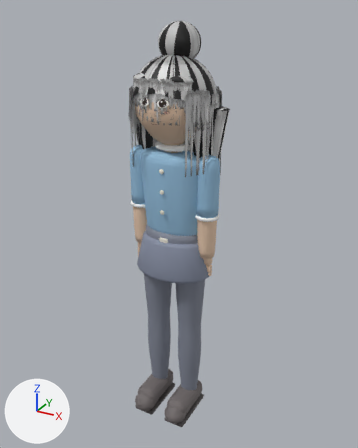
An edit to the glTF model frontend/public/office/agent-v2.glb, drawn before and after from the same camera.
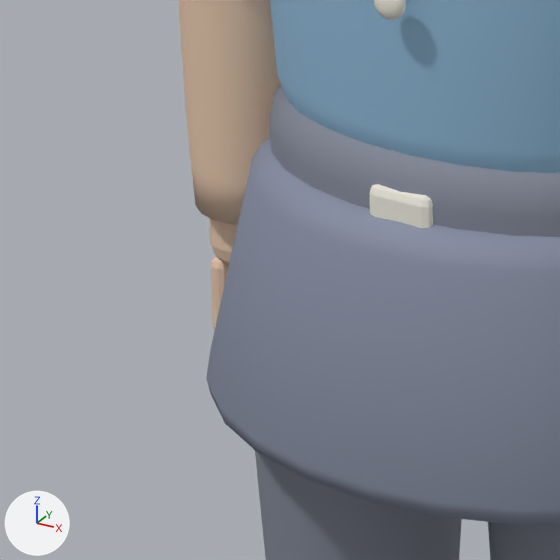
The first picture shows the older version from a 50 mm lens placed at (1.05, -1.857, 1.985), pointed at (-0.002, 0.056, 1.028). The close-ups show the older and then the newer version on the part from 30% to 52% of the width and 47% to 64% of the height of that picture. Only the edits that show in the close-ups are written down. The axes (+X, +Y, +Z) are drawn at lower left. The lights are the same throughout. Vertices at exactly the same position are counted once.

Objects in the first close-up: 'arm_R', 'body', 'buckle', 'finger0_R', 'hand_R', 'hips', 'leg_L', 'leg_R', 'skirt' and 1 more.
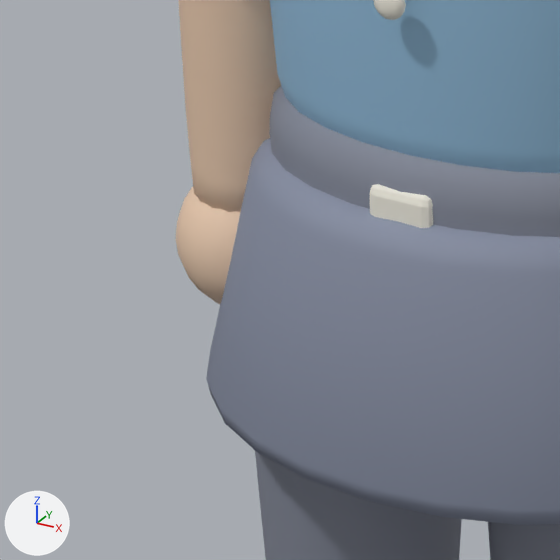
What differs and where, as boxes (x1, y1, x2, y2) in the close-ups (560 x 560 px):
```json
{"object": "hand_R", "change": "reshaped", "before": [209, 218, 237, 265], "after": [176, 187, 240, 304]}
{"object": "finger0_R", "change": "deleted", "before": [211, 257, 229, 330], "on screen": "beige"}
```

Scene script edits in JSON lines:
```json
{"block": "me_cube_009", "where": "# used by ob_hand_r; location = (0.0, 0.0, 0.0)"}
{"op": "remove", "block": "me_cube_009", "code": "me_cube_009.from_pydata(...)  # 96 vertices, 188 faces; spans x -0.202..-0.142, y -0.02..0.02, z 0.881..0.943"}
{"op": "add", "block": "me_cube_009", "code": "me_cube_009.from_pydata(...)  # 262 vertices, 520 faces; spans x -0.224..-0.12, y -0.052..0.052, z 0.853..0.957"}
{"block": "me_cube_009", "change": "me_cube_009 part 1: 96 vertices removed from x -0.202..-0.142, y -0.02..0.02, z 0.881..0.943; 262 vertices added at x -0.224..-0.12, y -0.052..0.052, z 0.853..0.957, forming a UV sphere (20 segments, 14 rings, poles along z)"}
{"op": "remove", "block": "ob_finger0_r", "code": ["ob_finger0_r = bpy.data.objects.new('finger0_R', me_cube_010)", "ob_finger0_r.location = (0.0, 0.0, 0.0)"]}
```
